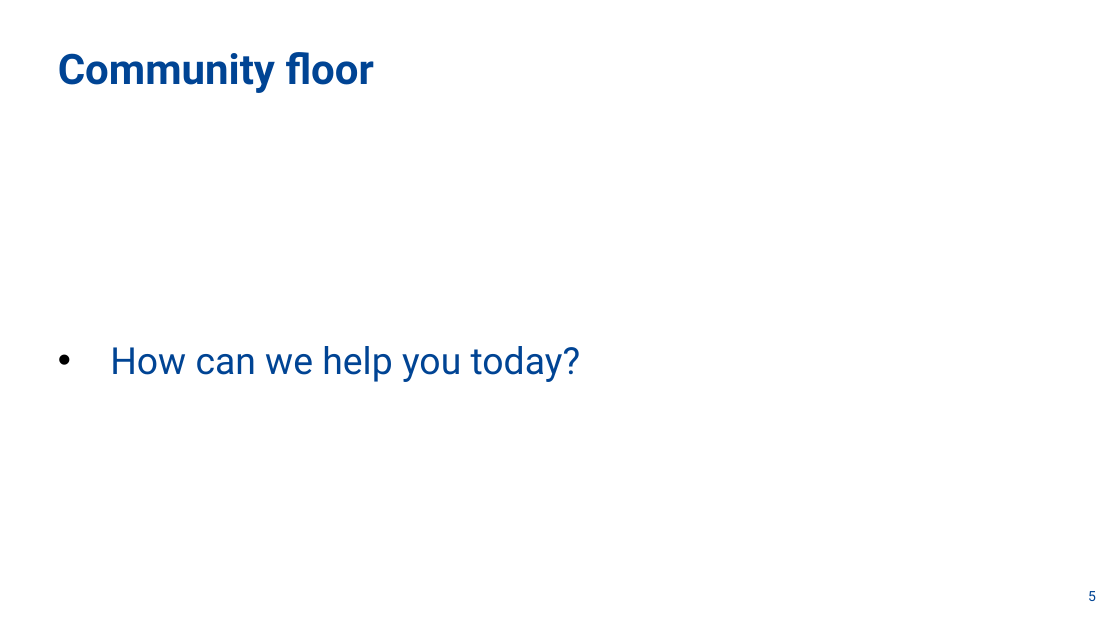
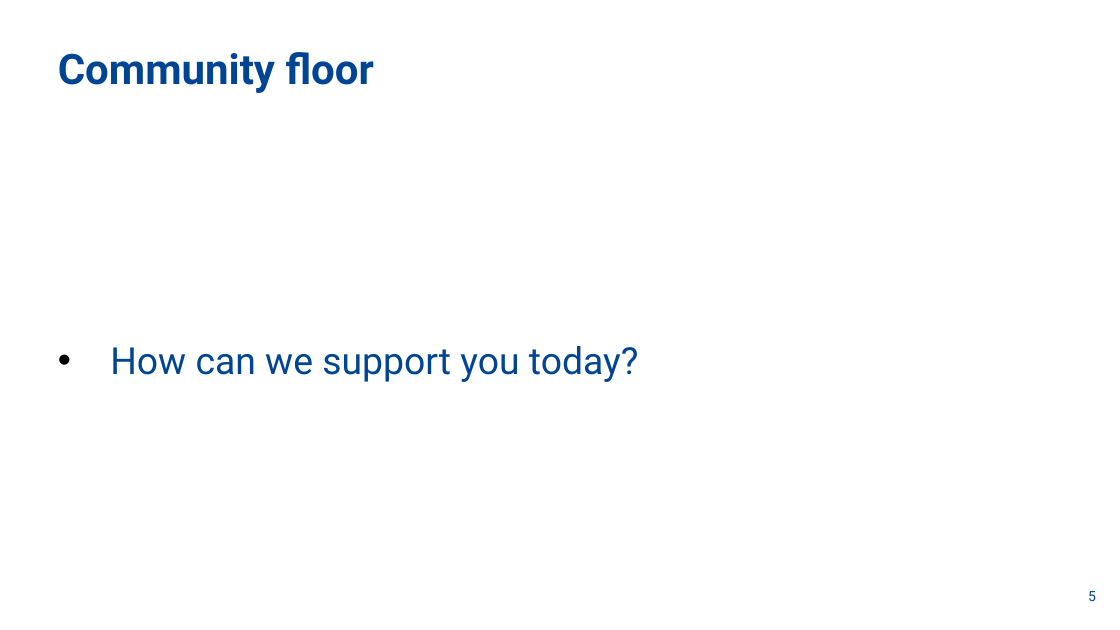
Before and after one commit to rspace-os/community, a slide deck: slide 5 of office-hours/2025-03-05 RSpace open source office hours #1.pptx. Drawn at 1120x630 pixels with LibreOffice and Linux fonts; fonts in the diff are those of the drawing; background and template pictures are left out. Boxes give left, top, right and bottom in pixels: in the first picture for what was removed or moved away, otherwise in the second. Text is boxed around its words. In the diff, an @@ line names an element or a change of style, - is before the commit and + after.

```diff
--- a/office-hours/2025-03-05 RSpace open source office hours #1.pptx
+++ b/office-hours/2025-03-05 RSpace open source office hours #1.pptx
@@ text at [110, 346, 639, 382]: text changed @@
-• How can we help you today?
+• How can we support you today?
```
Also in this commit, not shown: 7 other slides changed.
